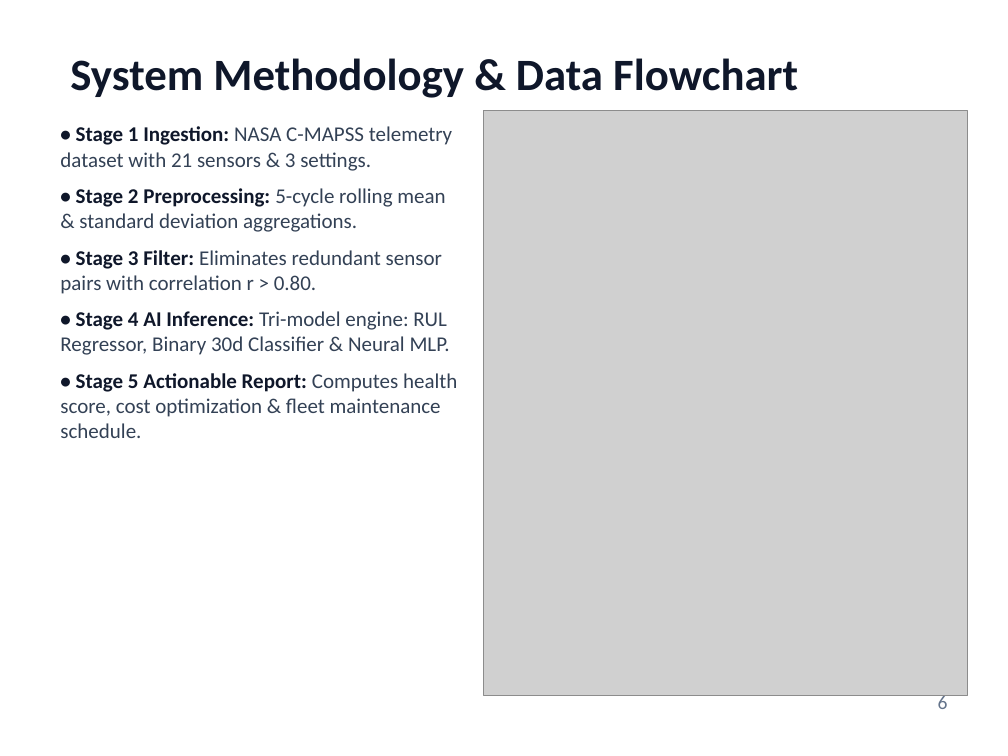
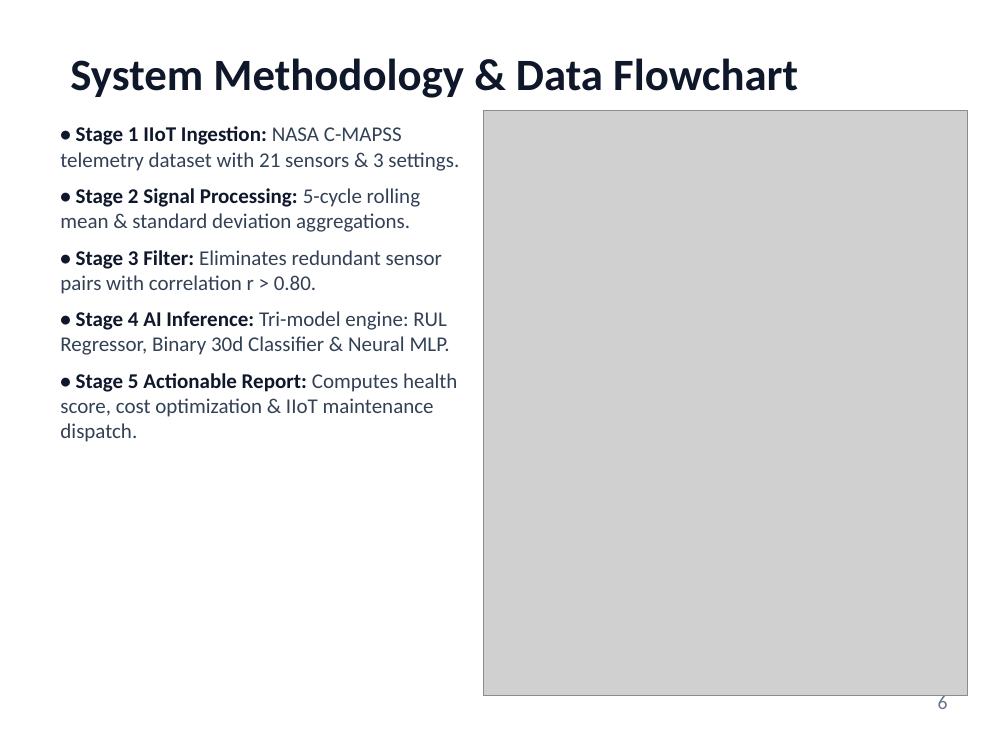
Before and after one commit to PiyushTiwari2051/Predictive-Master, a slide deck: slide 6 of Internship Presentation PPTs Template Final.pptx. Drawn at 1008x756 pixels with LibreOffice and Linux fonts; fonts in the diff are those of the drawing; grey boxes stand for pictures. Boxes give left, top, right and bottom in pixels: in the first picture for what was removed or moved away, otherwise in the second. Text is boxed around its words. In the diff, an @@ line names an element or a change of style, - is before the commit and + after.

```diff
--- a/Internship Presentation PPTs Template Final.pptx
+++ b/Internship Presentation PPTs Template Final.pptx
@@ text at box(60, 126, 459, 232): text changed @@
-• Stage 1 Ingestion: NASA C-MAPSS telemetry dataset with 21 sensors & 3 settings.
-• Stage 2 Preprocessing: 5-cycle rolling mean & standard deviation aggregations.
+• Stage 1 IIoT Ingestion: NASA C-MAPSS telemetry dataset with 21 sensors & 3 settings.
+• Stage 2 Signal Processing: 5-cycle rolling mean & standard deviation aggregations.
@@ text at box(60, 373, 457, 442): text changed @@
-• Stage 5 Actionable Report: Computes health score, cost optimization & fleet maintenance schedule.
+• Stage 5 Actionable Report: Computes health score, cost optimization & IIoT maintenance dispatch.
```
Also in this commit, not shown: 10 other slides changed, 1 other file.
